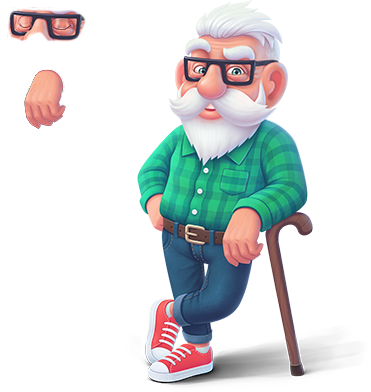
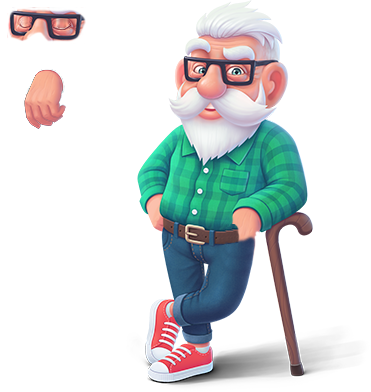
Layered file, before and after one edit (w=371, h=392). Changes by layer:
painted on "Layer 0" over [218, 212, 264, 271]
